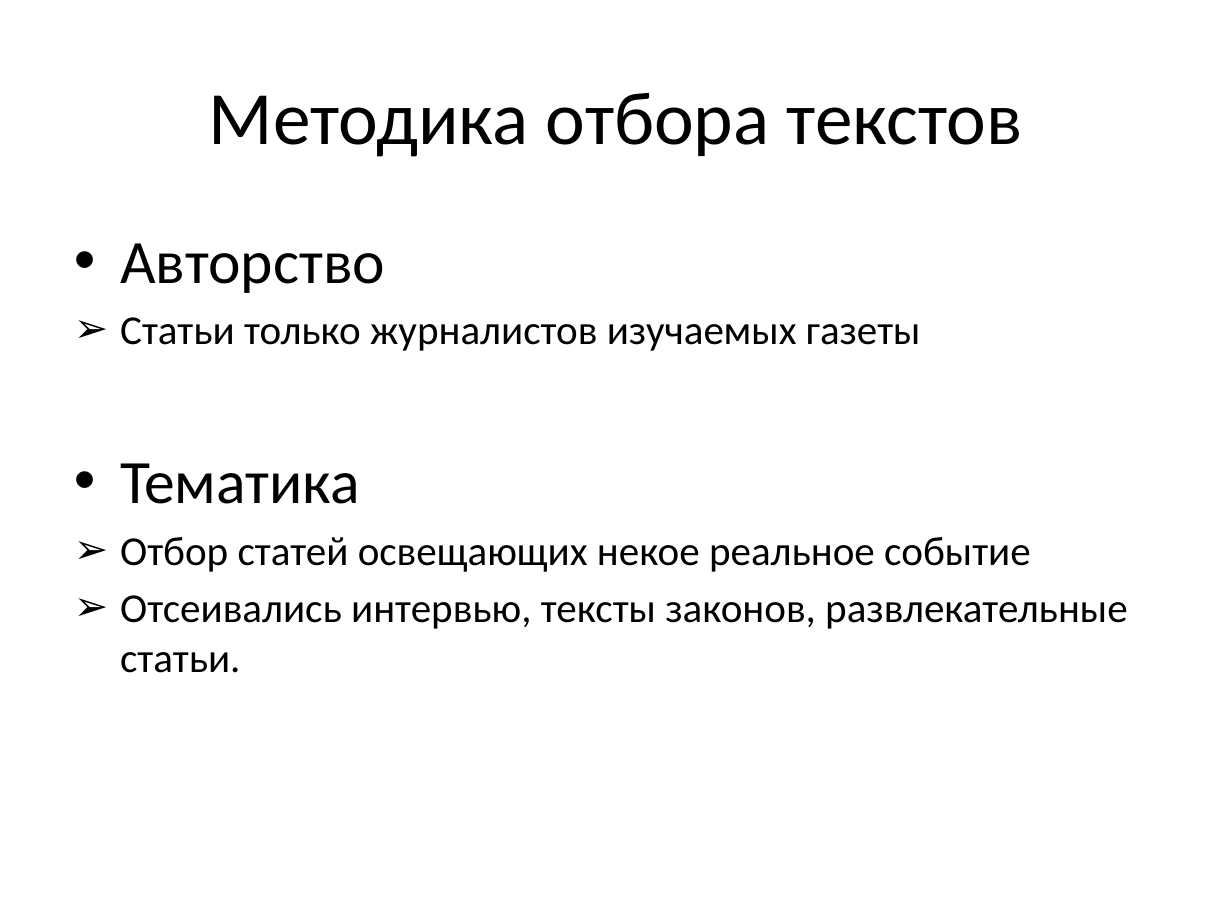
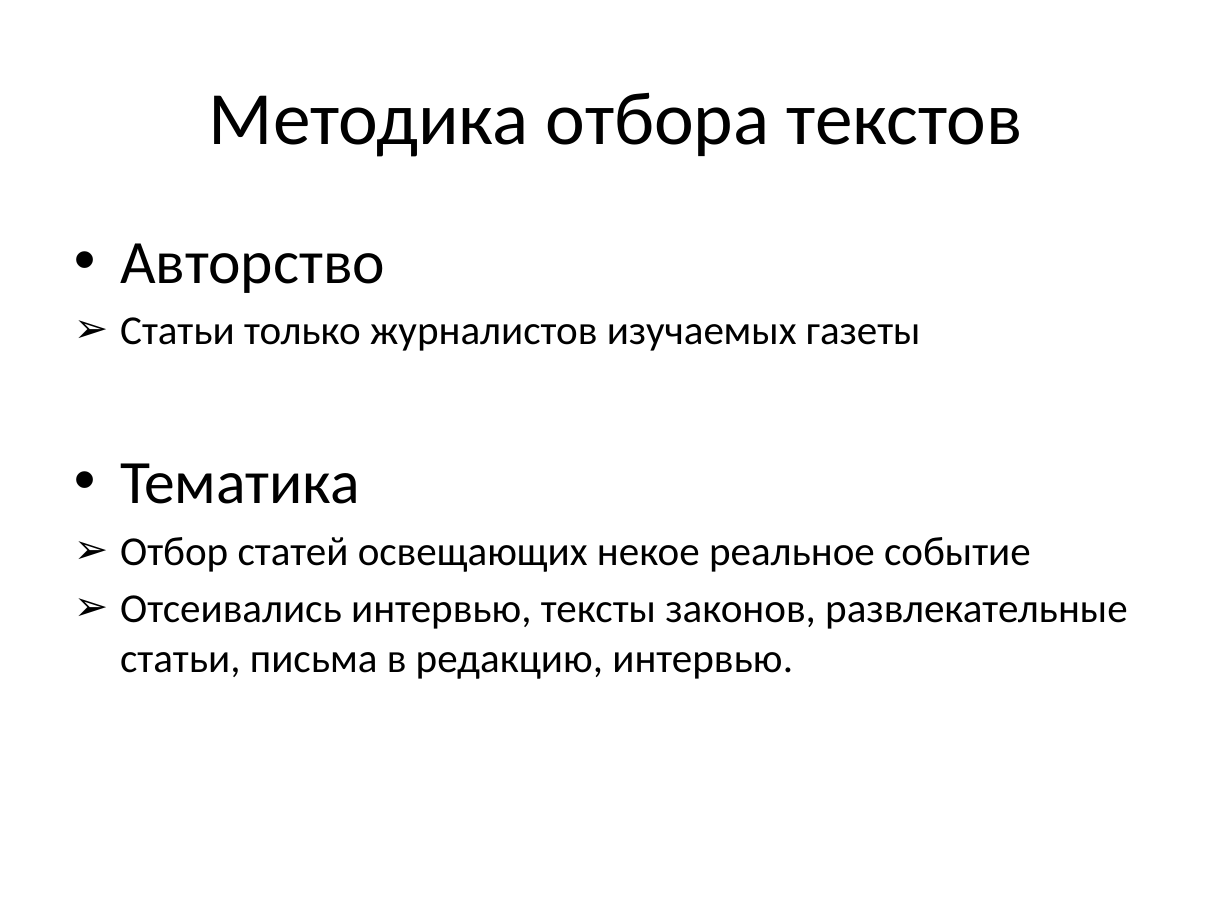
Before and after one commit to arassadin/hse_ling, a slide deck: slide 5 of ng_rg_presentation.pptx. Drawn at 1232x924 pixels with LibreOffice and Linux fonts; fonts in the diff are those of the drawing. Boxes give left, top, right and bottom in pixels: in the first picture for what was removed or moved away, otherwise in the second. Text is boxed around its words. In the diff, an @@ line names an element or a change of style, - is before the commit and + after.

```diff
--- a/ng_rg_presentation.pptx
+++ b/ng_rg_presentation.pptx
@@ text at (120, 595, 1127, 679): text changed @@
-➢ Отсеивались интервью, тексты законов, развлекательные статьи.
+➢ Отсеивались интервью, тексты законов, развлекательные статьи, письма в редакцию, интервью.
```
Also in this commit, not shown: 15 other slides changed.
